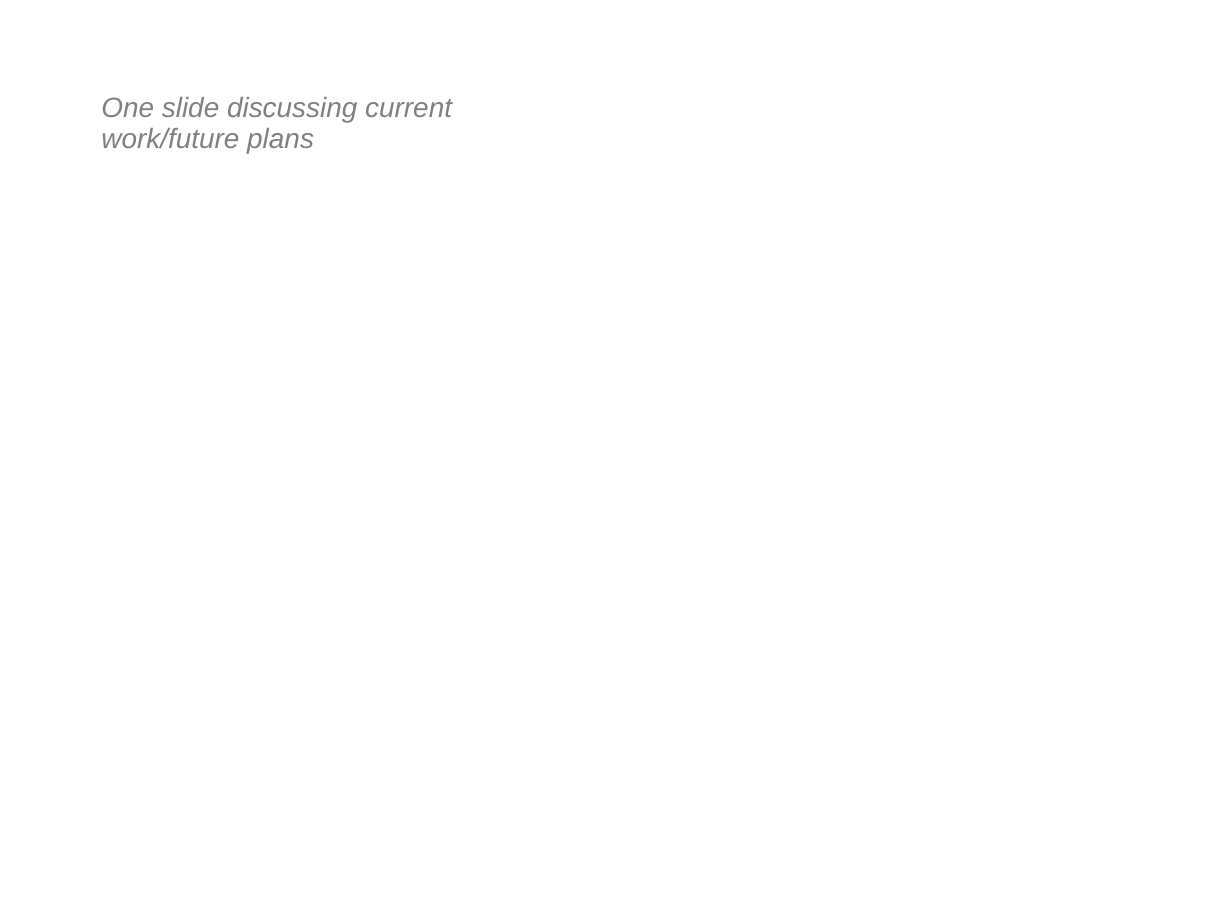
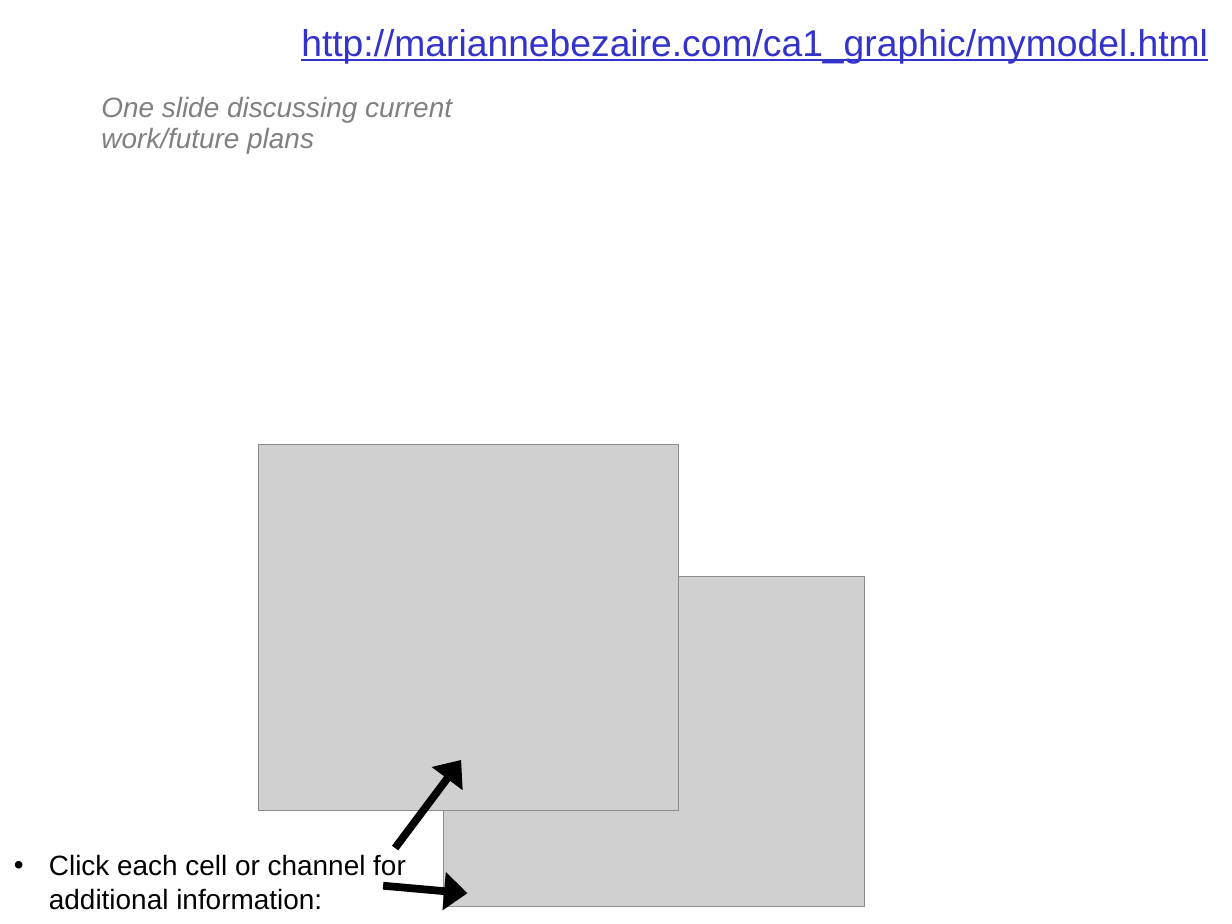
Before and after one commit to NeuralEnsemble/NeuroinformaticsTutorial, a slide deck: slide 3 of Part_1_Resources_for_computational_modellers/2_Structured_data_from_literature/3_CA1.pptx. Drawn at 1232x924 pixels with LibreOffice and Linux fonts; fonts in the diff are those of the drawing; grey boxes stand for pictures; background and template pictures are left out. Boxes give left, top, right and bottom in pixels: in the first picture for what was removed or moved away, otherwise in the second. Text is boxed around its words. In the diff, an @@ line names an element or a change of style, - is before the commit and + after.

```diff
--- a/Part_1_Resources_for_computational_modellers/2_Structured_data_from_literature/3_CA1.pptx
+++ b/Part_1_Resources_for_computational_modellers/2_Structured_data_from_literature/3_CA1.pptx
@@ text added at <box>301,29,1208,64</box>, 24 pt, text #3333CC, underline @@
+http://mariannebezaire.com/ca1_graphic/mymodel.html
@@ picture added at <box>259,445,680,812</box> @@
@@ picture added at <box>444,577,865,907</box> @@
@@ arrow added from (396, 849) to (462, 760), #000000 5 pt @@
@@ text added at <box>49,854,406,910</box>, 18 pt, text #000000 @@
+• Click each cell or channel for additional information:
@@ arrow added from (383, 885) to (467, 893), #000000 5 pt @@
```
Also in this commit, not shown: 2 other slides changed.
